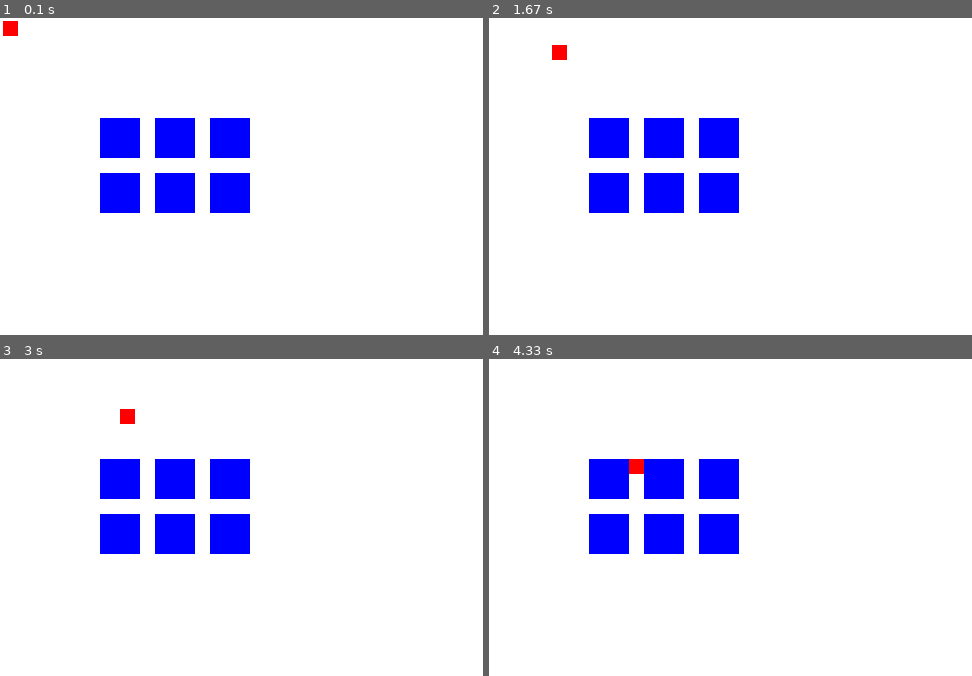
Above: before the commit, frames 1-4 (two rows, left to right).
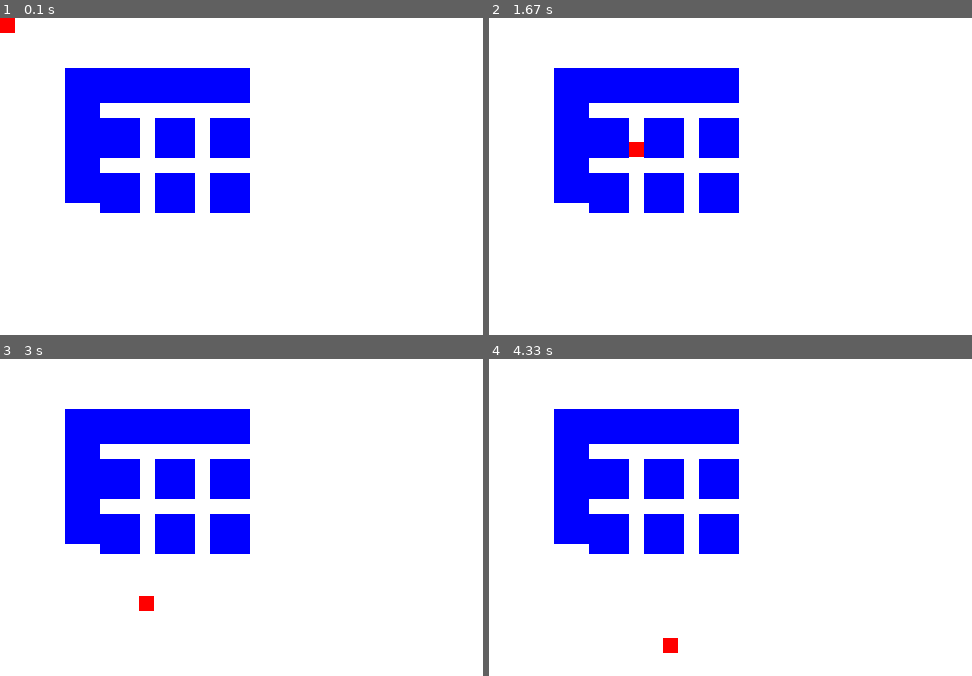
Above: after the commit, the same moments.

Repository: bananaflame/witnessPanel
Game: pygame game, started from followmouse.py
Two runs of this game, one before a commit and one after it. Both use one fixed random seed, a clock stepped at 60 frames per second and the inputs below.
Inputs (mouse positions are in pixels of both pictures, inside the frame that each line leads up to):
- Up to frame 1 (0.1 s): no input
- Up to frame 2 (1.67 s): click (788, 217) at 0.38 s; click (600, 312) at 0.72 s; click (633, 68) at 1.05 s; click (648, 138) at 1.38 s
- Up to frame 3 (3 s): click (299, 609) at 1.72 s; click (217, 476) at 2.05 s; click (outside the picture) at 2.38 s; click (106, 596) at 2.72 s
- Up to frame 4 (4.33 s): click (614, 479) at 3.05 s; click (648, 628) at 3.38 s; click (outside the picture) at 3.72 s; click (outside the picture) at 4.05 s

The runs differ from the first frame. In frame 1, 6.6% of the frame differs, in the area x 0-52%, y 0-59%; in frame 2, 6.8%, in the area x 13-52%, y 8-59%; in frame 3, 6.7%; in frame 4, 6.8%.

Commit message:
new goals and stuttering fix
Updated pseudo/todo, fixed oscillation of line head by only making it
move when cursor is >3 pixels away. Lots of thinking stuff through at
this point.

Diff:
--- a/followmouse.py
+++ b/followmouse.py
@@ -1,4 +1,5 @@
 import pygame
+import math
 
 black = (  0,  0,    0)
 white = (255, 255, 255)
@@ -28,11 +29,16 @@
     def update(self,walls):
 
         mousepos = pygame.mouse.get_pos()
-        diffx = mousepos[0] - self.rect.x
-        diffy = -mousepos[1] + self.rect.y #reversed bc display y-axis is flipped
+        diffx = mousepos[0] - (self.rect.x + self.width/2) #diff between center of line head and mouse, not top left corner
+        diffy = -mousepos[1] + (self.rect.y+ self.width/2) #reversed bc display y-axis is flipped
 
+        #determine primary axis
+        if abs(diffy) > abs(diffx):
+            primeaxis = up
+        else:
+            primeaxis = right
         #determine primary direction, can maybe be cleaned up
-        if abs(diffx) > abs(diffy):#x is primary axis
+        if primeaxis == right:#x is primary axis
             if diffx > 0:
                 primedir = right
             else:
@@ -53,9 +59,14 @@
             else:
                 secdir = left
 
-        if not self.trymove(primedir, 1, walls):
-            self.trymove(secdir, 1, walls)
-
+        if primeaxis == up and abs(diffy) > 3:
+            if not self.trymove(primedir, abs(diffy/10), walls):
+                self.trymove(secdir, abs(diffx/10), walls)
+        if primeaxis == right and abs(diffx) > 3:
+            if not self.trymove(primedir, abs(diffx/10), walls):
+                self.trymove(secdir, abs(diffy/10), walls)
+                #this doesn't work with hypot
+                #probably need to rearrange trymove, have multiple based on directions
 
     def trymove(self, direction, distance, walls):
         if direction == up:
@@ -112,8 +123,10 @@
 wall4 = Wall(100,155,40,40,blue)
 wall5 = Wall(155,155,40,40,blue)
 wall6 = Wall(210,155,40,40,blue)
+wall7 = Wall(100,50,150,35,blue)
+wall8 = Wall(65,50,35,135,blue)
 walllist = pygame.sprite.Group()
-walllist.add(wall,wall2,wall3,wall4,wall5,wall6)
+walllist.add(wall,wall2,wall3,wall4,wall5,wall6,wall7,wall8)
 
 while not done:
     for event in pygame.event.get():
--- a/psuedo.and.todo.txt
+++ b/psuedo.and.todo.txt
@@ -1,14 +1,19 @@
-moveright
-	if on row pixel value and moving to right doesn't place in no-go zone
-		moveright
-if currpos within 10 pixels of column pixel value
-	set currpos column value to that column value
-	allow to move in that direction
-#have list of row pixel values and column pixel values based on maze dimensions
+ideas, problems, misc:
 
+problem: moving by some fraction of diffx or diffy means that when moving hard diagonal, it's easy to miss intersections and just go in line instead of staircase
+play with values of that fraction and the distance the cursor has to be from center of line head for it to move, might be able to be more precise with larger denom on fraction
 
 To Do:
-convert maze data to wall surfaces
+clean up potential redundancies in movement direction variables in movement section
+try to implement move towards intersection when primary direction is towards other thing
+convert maze data to wall surfaces, scale for resolution and variable grid sizes
 add start and finish functionality to maze data
-add intersection sprites for collisions at maze intersections, as well as hexagon sprites
-draw line body based on occupied intersections
+add intersection sprites for collisions at maze intersections, as well as hexagon sprites (wait, maybe just hexagon sprites?)
+draw line body based on occupied intersections, and stretch active dimension of a "current" rectangle surface as line head moves
+
+further down the line:
+solution checking: [SPOILERS FOR THE WITNESS PUZZLE MECHANICS BELOW]
+ - hexagon sprites all collide with line segments
+use left/right of line algorithm to separate grid into groups, for all white/black squares check if any of other color in group
+for tetrominoes analyze the group the tetromino is in
+"learning mode" aka wrong elements flash when wrong?
